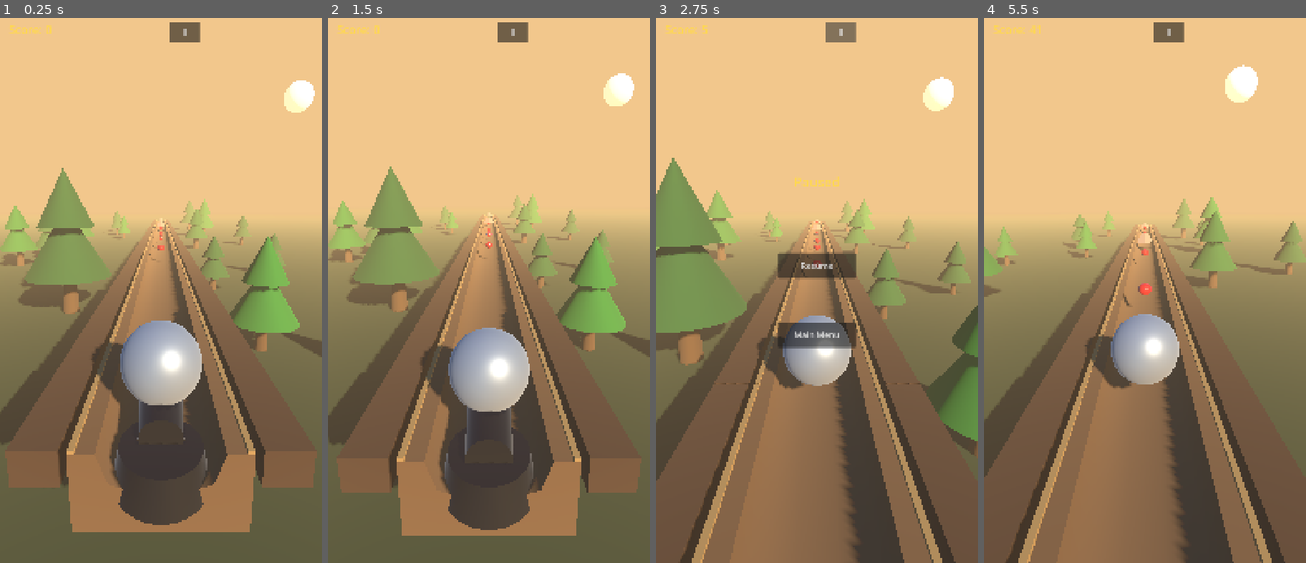
Above: before the commit, frames 1-4 (left to right).
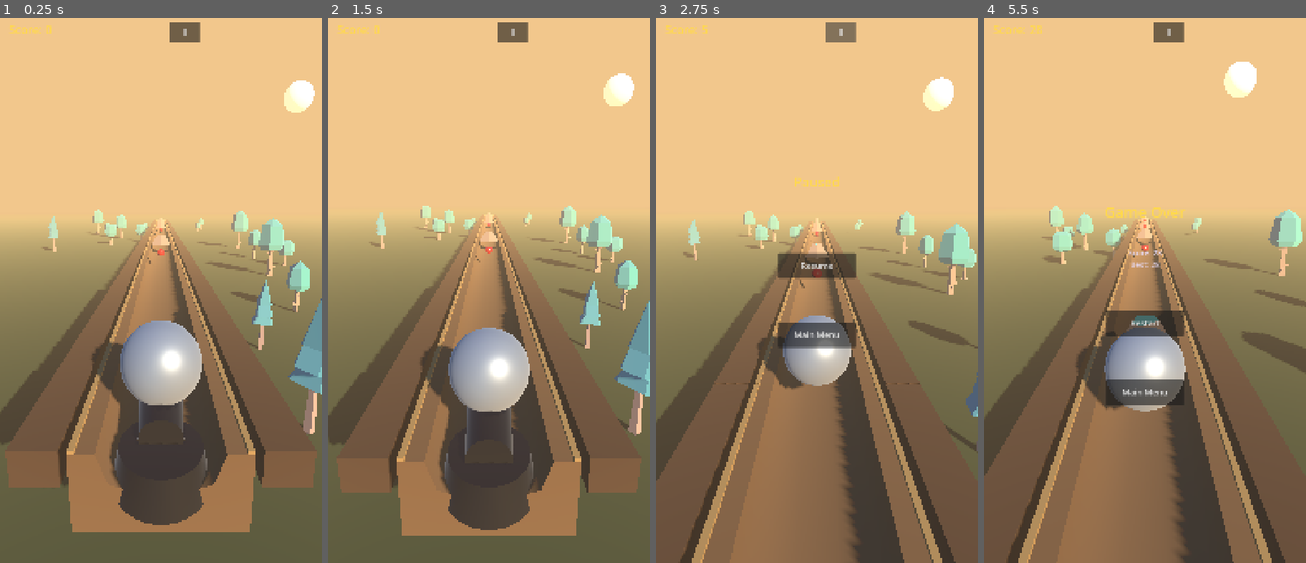
Above: after the commit, the same moments.

Repository: Ebrahassad/marble-rush
Game: Godot game, scene res://scenes/Main.tscn
The game is run twice, just before and just after one commit, with the same random seed, the same clock (stepped at 60 frames per second) and the same inputs. This scene is started directly instead of the project's main scene.
Inputs (mouse positions are in pixels of both pictures, inside the frame that each line leads up to):
- Up to frame 1 (0.25 s): no input
- Up to frame 2 (1.5 s): click "II" at 0.5 s; click "Resume" at 1.25 s
- Up to frame 3 (2.75 s): click "II" at 2 s
- Up to frame 4 (5.5 s): click "Resume" at 2.75 s; click "II" at 3.5 s; click "Resume" at 4.25 s; move the mouse to (1215, 246) at 5.02 s; click (1215, 246) at 5.17 s

The runs differ from the first frame. In frame 1, 10% of the frame differs, in the area x 0-100%, y 27-77%; in frame 2, 10%; in frame 3, 12%, in the area x 0-100%, y 25-81%; in frame 4, 11%.

Commit message:
Replace simple cone trees with real varied Kenney tree models (pine, default, oak)

Diff:
--- a/scripts/track_manager.gd
+++ b/scripts/track_manager.gd
@@ -3,11 +3,16 @@
 @export var track_piece_scene: PackedScene = preload("res://scenes/TrackPiece.tscn")
 @export var obstacle_scene: PackedScene = preload("res://scenes/Obstacle.tscn")
 @export var coin_scene: PackedScene = preload("res://scenes/Coin.tscn")
-@export var tree_scene: PackedScene = preload("res://scenes/Tree.tscn")
 @export var piece_length: float = 2.19
 @export var pieces_ahead: int = 35
 @export var min_pieces_between_obstacles: int = 5
 @export var ball_path: NodePath
+
+var tree_scenes: Array[PackedScene] = [
+	preload("res://assets/trees/tree_pineTallA.glb"),
+	preload("res://assets/trees/tree_default.glb"),
+	preload("res://assets/trees/tree_oak.glb"),
+]
 
 var ball: Node3D
 var active_pieces: Array[Node3D] = []
@@ -63,19 +68,14 @@
 
 	if piece_count % 2 == 0:
 		var side: float = -1.0 if rng.randf() < 0.5 else 1.0
-		var tree: Node3D = tree_scene.instantiate()
+		var chosen: PackedScene = tree_scenes[rng.randi_range(0, tree_scenes.size() - 1)]
+		var tree: Node3D = chosen.instantiate()
 		add_child(tree)
 		var x_offset: float = side * rng.randf_range(3.0, 14.0)
-		var scale_factor: float = rng.randf_range(1.0, 2.2)
+		var scale_factor: float = rng.randf_range(1.5, 3.0)
 		tree.global_position = Vector3(x_offset, -1.2, next_z)
 		tree.scale = Vector3(scale_factor, scale_factor, scale_factor)
 		tree.rotate_y(rng.randf_range(0.0, TAU))
-		var tint := StandardMaterial3D.new()
-		tint.albedo_color = Color(0.08, rng.randf_range(0.26, 0.4), 0.1)
-		tint.roughness = 0.95
-		for leaf_name in ["LeavesLower", "LeavesUpper"]:
-			var leaf: MeshInstance3D = tree.get_node(leaf_name)
-			leaf.set_surface_override_material(0, tint)
 		active_trees.append(tree)
 
 	next_z -= piece_length
Binary file added: assets/trees/tree_default.glb
Binary file added: assets/trees/tree_oak.glb
Binary file added: assets/trees/tree_pineTallA.glb
